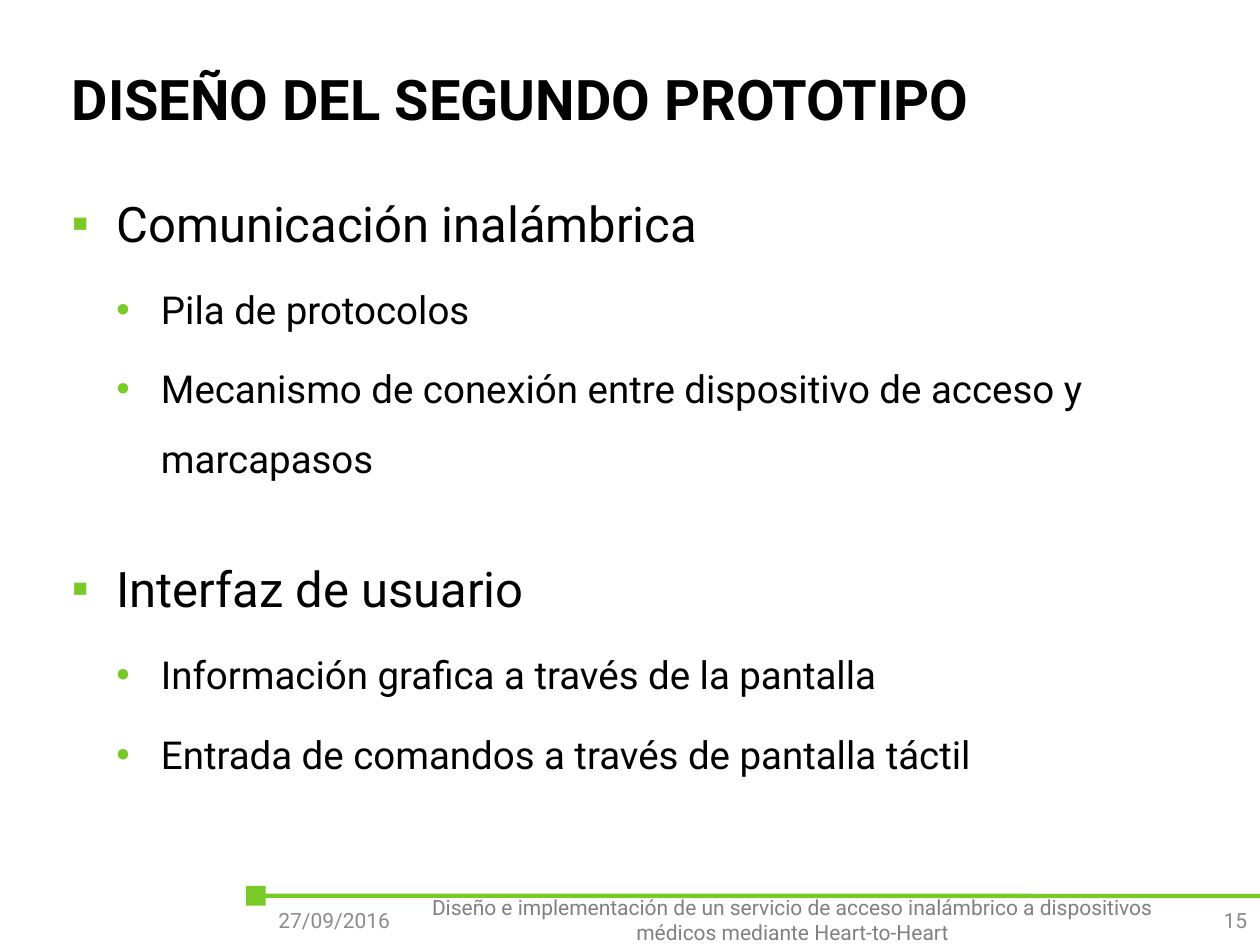
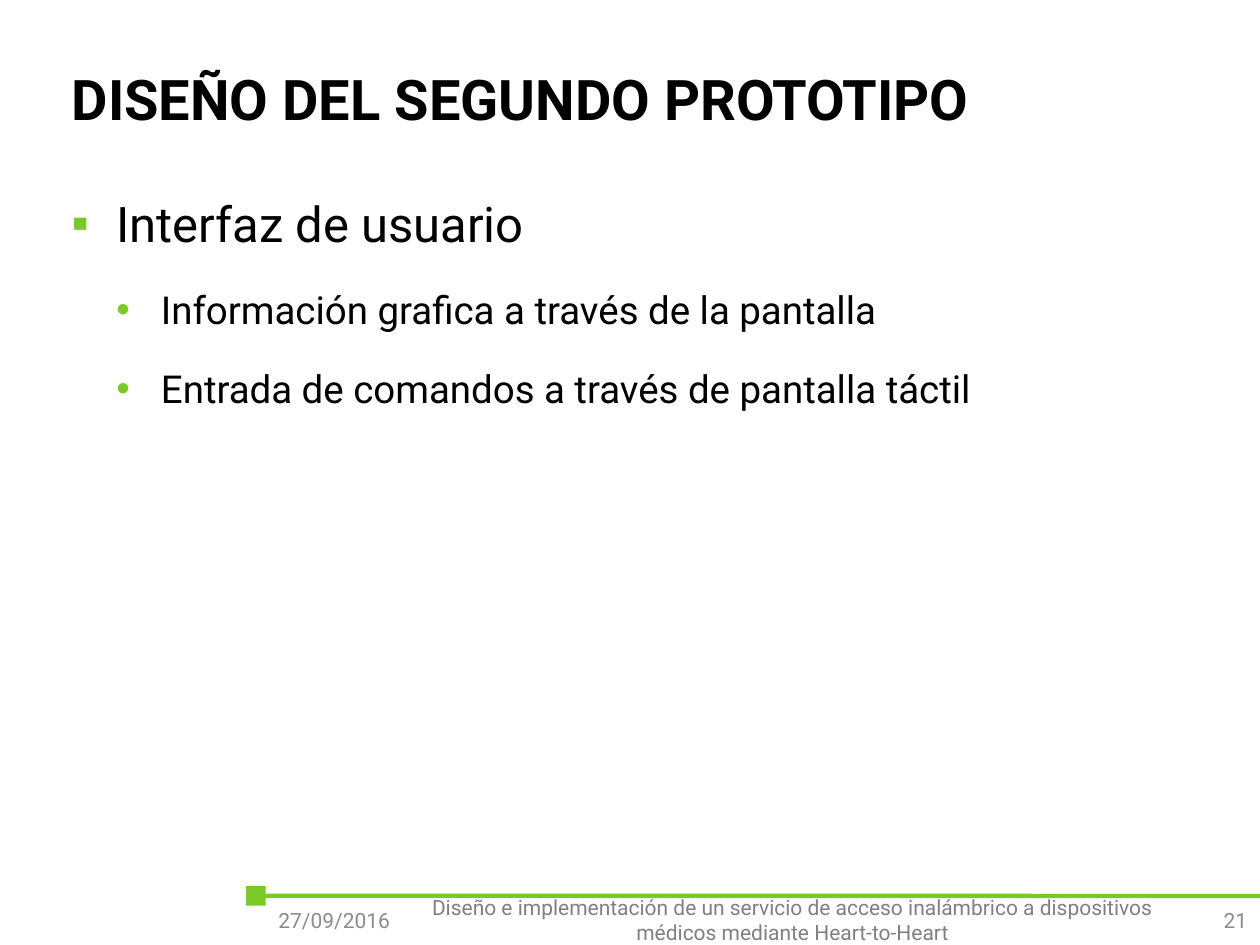
Before and after one commit to outsidersdelaelectronica/tiic-2015, a slide deck: slide 21 of doc/Tomas/presentacion/Diseño e implementación de un servicio de acceso inalámbrico a dispositivos médicos mediante Heart-to-Heart.pptx (slide 15 before the commit). Drawn at 1260x945 pixels with LibreOffice and Linux fonts; fonts in the diff are those of the drawing; background and template pictures are left out. Boxes give left, top, right and bottom in pixels: in the first picture for what was removed or moved away, otherwise in the second. Text is boxed around its words. In the diff, an @@ line names an element or a change of style, - is before the commit and + after.

```diff
--- a/doc/Tomas/presentacion/Diseño e implementación de un servicio de acceso inalámbrico a dispositivos médicos mediante Heart-to-Heart.pptx
+++ b/doc/Tomas/presentacion/Diseño e implementación de un servicio de acceso inalámbrico a dispositivos médicos mediante Heart-to-Heart.pptx
@@ text at bbox=[116, 205, 1082, 481]: paragraphs removed @@
-▪ Comunicación inalámbrica
-  • Pila de protocolos
-  • Mecanismo de conexión entre dispositivo de acceso y marcapasos
@@ page number at bbox=[1224, 913, 1248, 928]: text changed @@
-15
+21
```
Also in this commit, not shown: 12 other slides changed, 9 slides added, 20 other files.
